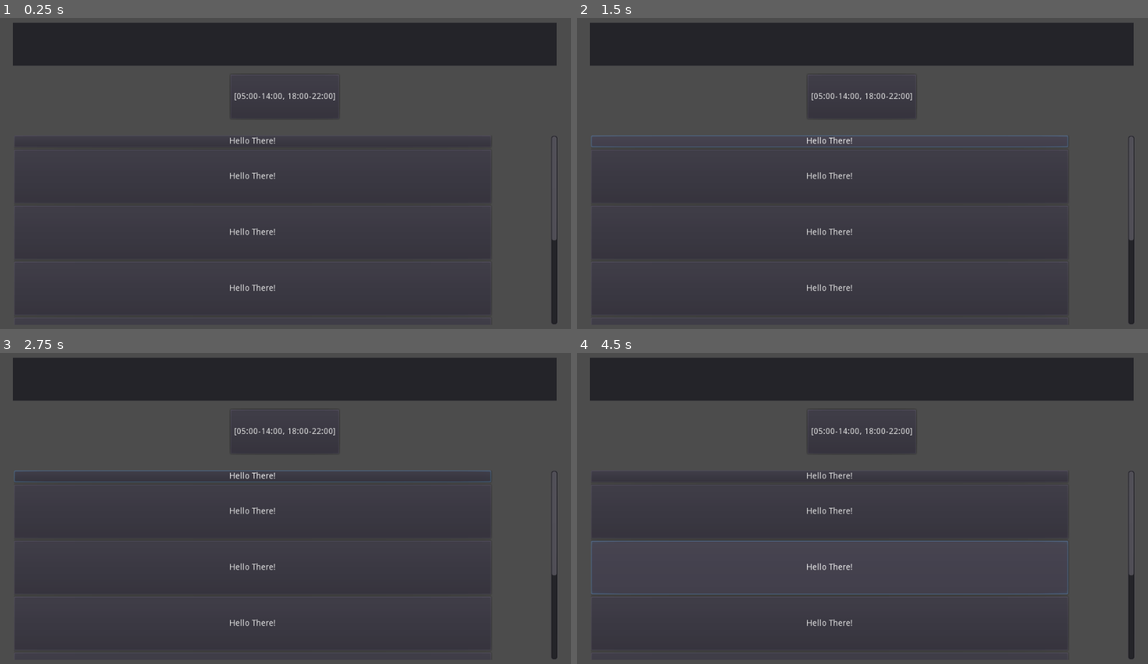
Above: before the commit, frames 1-4 (two rows, left to right).
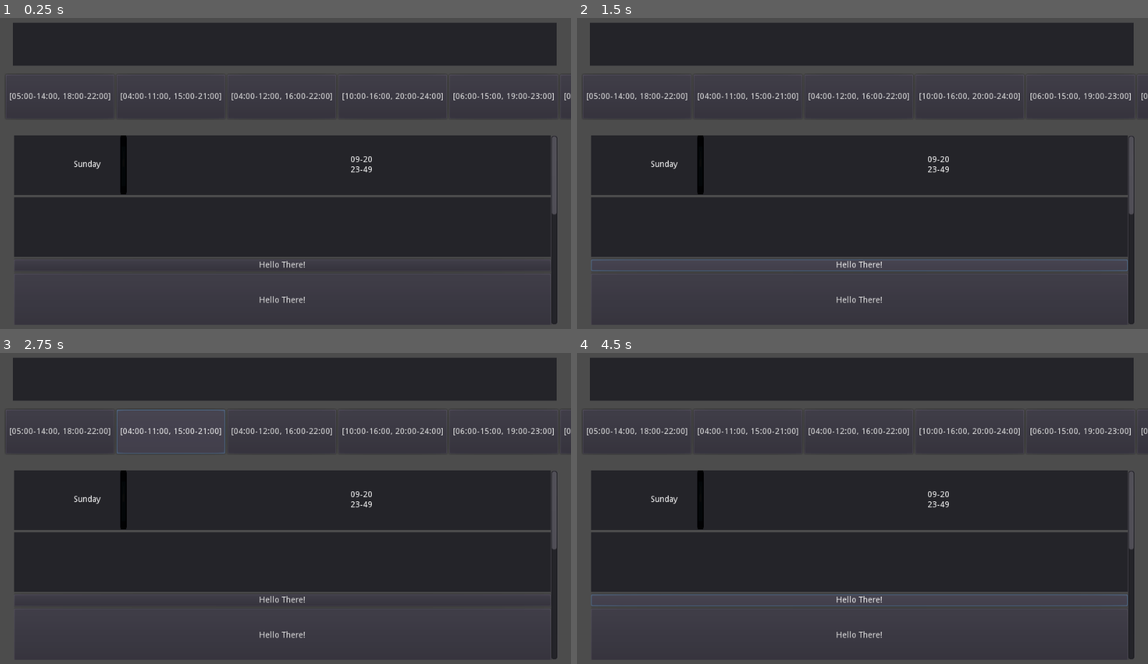
Above: after the commit, the same moments.

Repository: roiteee/loadsheddingSchedule
Game: Godot game, scene res://scenes/Main.tscn
The game is run twice, just before and just after one commit, with the same random seed, the same clock (stepped at 60 frames per second) and the same inputs. The engine's default icon, where the game draws it, is replaced by a stand-in: a white triangle on a blue panel in a dark square.
Inputs (mouse positions are in pixels of both pictures, inside the frame that each line leads up to):
- Up to frame 1 (0.25 s): no input
- Up to frame 2 (1.5 s): click "[05:00-14:00, 18:00-22:00]" at 0.5 s; click "Hello There!" at 1.25 s
- Up to frame 3 (2.75 s): click (171, 430) at 2 s, where only the run after the commit has a clickable "[04:00-11:00, 15:00-21:00]"
- Up to frame 4 (4.5 s): click "Hello There!" at 2.75 s; click (856, 430) at 3.5 s, where only the run after the commit has a clickable "[04:00-12:00, 16:00-22:00]"; click "Hello There!" at 4.25 s

The runs differ from the first frame. In frame 1, 26% of the frame differs, in the area x 1-100%, y 18-97%; in frame 2, 28%; in frame 3, 26%; in frame 4, 32%.

Commit message:
Added schedule dictionary, now working on scroll list

Diff:
--- /dev/null
+++ b/LoadSheddingGodot/scenes/MainSchedulePanel.tscn
@@ -0,0 +1,45 @@
+[gd_scene load_steps=2 format=2]
+
+[ext_resource path="res://icon.png" type="Texture" id=1]
+
+[node name="MainSchedulePanel" type="Panel"]
+margin_right = 900.0
+margin_bottom = 100.0
+rect_min_size = Vector2( 0, 100 )
+
+[node name="Day" type="Label" parent="."]
+anchor_right = 1.0
+anchor_bottom = 1.0
+margin_right = -654.0
+margin_bottom = -7.62939e-06
+text = "Sunday"
+align = 1
+valign = 1
+__meta__ = {
+"_edit_use_anchors_": false
+}
+
+[node name="Time" type="Label" parent="."]
+anchor_right = 1.0
+anchor_bottom = 1.0
+margin_left = 265.0
+margin_bottom = -7.62939e-06
+text = "09-20
+23-49"
+align = 1
+valign = 1
+__meta__ = {
+"_edit_use_anchors_": false
+}
+
+[node name="Separator" type="TextureRect" parent="."]
+modulate = Color( 0.0470588, 0.0470588, 0.0470588, 1 )
+margin_left = 252.051
+margin_right = 263.051
+margin_bottom = 99.0
+texture = ExtResource( 1 )
+expand = true
+stretch_mode = 1
+__meta__ = {
+"_edit_use_anchors_": false
+}
--- a/LoadSheddingGodot/scenes/UI.tscn
+++ b/LoadSheddingGodot/scenes/UI.tscn
@@ -1,5 +1,6 @@
-[gd_scene load_steps=2 format=2]
+[gd_scene load_steps=3 format=2]
 
+[ext_resource path="res://icon.png" type="Texture" id=1]
 [ext_resource path="res://scripts/UI.gd" type="Script" id=2]
 
 [node name="UI" type="Control"]
@@ -42,53 +43,102 @@
 }
 
 [node name="VBoxContainer" type="VBoxContainer" parent="ScrollContainer"]
-margin_right = 800.0
-margin_bottom = 584.0
-rect_min_size = Vector2( 800, 0 )
+margin_right = 900.0
+margin_bottom = 792.0
+rect_min_size = Vector2( 900, 0 )
+
+[node name="Panel" type="Panel" parent="ScrollContainer/VBoxContainer"]
+margin_right = 900.0
+margin_bottom = 100.0
+rect_min_size = Vector2( 0, 100 )
+
+[node name="Day" type="Label" parent="ScrollContainer/VBoxContainer/Panel"]
+anchor_right = 1.0
+anchor_bottom = 1.0
+margin_right = -654.0
+margin_bottom = -7.62939e-06
+text = "Sunday"
+align = 1
+valign = 1
+__meta__ = {
+"_edit_use_anchors_": false
+}
+
+[node name="Day2" type="Label" parent="ScrollContainer/VBoxContainer/Panel"]
+anchor_right = 1.0
+anchor_bottom = 1.0
+margin_left = 265.0
+margin_bottom = -7.62939e-06
+text = "09-20
+23-49"
+align = 1
+valign = 1
+__meta__ = {
+"_edit_use_anchors_": false
+}
+
+[node name="TextureRect" type="TextureRect" parent="ScrollContainer/VBoxContainer/Panel"]
+modulate = Color( 0.0470588, 0.0470588, 0.0470588, 1 )
+margin_left = 177.616
+margin_right = 188.616
+margin_bottom = 99.0
+texture = ExtResource( 1 )
+expand = true
+stretch_mode = 1
+__meta__ = {
+"_edit_use_anchors_": false
+}
+
+[node name="Panel2" type="Panel" parent="ScrollContainer/VBoxContainer"]
+margin_top = 104.0
+margin_right = 900.0
+margin_bottom = 204.0
+rect_min_size = Vector2( 0, 100 )
 
 [node name="Button" type="Button" parent="ScrollContainer/VBoxContainer"]
-margin_right = 800.0
-margin_bottom = 20.0
+margin_top = 208.0
+margin_right = 900.0
+margin_bottom = 228.0
 text = "Hello There!"
 
 [node name="Button2" type="Button" parent="ScrollContainer/VBoxContainer"]
-margin_top = 24.0
-margin_right = 800.0
-margin_bottom = 114.0
+margin_top = 232.0
+margin_right = 900.0
+margin_bottom = 322.0
 rect_min_size = Vector2( 200, 90 )
 text = "Hello There!"
 
 [node name="Button3" type="Button" parent="ScrollContainer/VBoxContainer"]
-margin_top = 118.0
-margin_right = 800.0
-margin_bottom = 208.0
+margin_top = 326.0
+margin_right = 900.0
+margin_bottom = 416.0
 rect_min_size = Vector2( 200, 90 )
 text = "Hello There!"
 
 [node name="Button4" type="Button" parent="ScrollContainer/VBoxContainer"]
-margin_top = 212.0
-margin_right = 800.0
-margin_bottom = 302.0
+margin_top = 420.0
+margin_right = 900.0
+margin_bottom = 510.0
 rect_min_size = Vector2( 200, 90 )
 text = "Hello There!"
 
 [node name="Button5" type="Button" parent="ScrollContainer/VBoxContainer"]
-margin_top = 306.0
-margin_right = 800.0
-margin_bottom = 396.0
+margin_top = 514.0
+margin_right = 900.0
+margin_bottom = 604.0
 rect_min_size = Vector2( 200, 90 )
 text = "Hello There!"
 
 [node name="Button6" type="Button" parent="ScrollContainer/VBoxContainer"]
-margin_top = 400.0
-margin_right = 800.0
-margin_bottom = 490.0
+margin_top = 608.0
+margin_right = 900.0
+margin_bottom = 698.0
 rect_min_size = Vector2( 200, 90 )
 text = "Hello There!"
 
 [node name="Button7" type="Button" parent="ScrollContainer/VBoxContainer"]
-margin_top = 494.0
-margin_right = 800.0
-margin_bottom = 584.0
+margin_top = 702.0
+margin_right = 900.0
+margin_bottom = 792.0
 rect_min_size = Vector2( 200, 90 )
 text = "Hello There!"
--- a/LoadSheddingGodot/scripts/UI.gd
+++ b/LoadSheddingGodot/scripts/UI.gd
@@ -3,28 +3,74 @@
 var schedule = {
 	0: {
 		"name": "Group 1",
-		"sunday": ["05:00-14:00","18:00-22:00"]
-
-
+		"Sunday": ["05:00-14:00","18:00-22:00"],
+		"Monday":["11:00-19:00"],
+		"Tuesday":["03:00-10:00", "14:00-20:00"],
+		"Wednesday":["06:00-15:00","19:00-23:00"],
+		"Thursday":["10:00-16:00", "20:00-24:00"],
+		"Friday":["04:00-12:00","16:00-22:00"],
+		"Saturday":["04:00-11:00","15:00-21:00"]
+	},
+	1: {
+		"name": "Group 2",
+		"Monday": ["05:00-14:00","18:00-22:00"],
+		"Tuesday":["11:00-19:00"],
+		"Wednesday":["03:00-10:00", "14:00-20:00"],
+		"Thursday":["06:00-15:00","19:00-23:00"],
+		"Friday":["10:00-16:00", "20:00-24:00"],
+		"Saturday":["04:00-12:00","16:00-22:00"],
+		"Sunday":["04:00-11:00","15:00-21:00"]
+	},
+	2: {
+		"name": "Group 3",
+		"Tuesday": ["05:00-14:00","18:00-22:00"],
+		"Wednesday":["11:00-19:00"],
+		"Thursday":["03:00-10:00", "14:00-20:00"],
+		"Friday":["06:00-15:00","19:00-23:00"],
+		"Saturday":["10:00-16:00", "20:00-24:00"],
+		"Sunday":["04:00-12:00","16:00-22:00"],
+		"Monday":["04:00-11:00","15:00-21:00"]
+	},
+	3: {
+		"name": "Group 4",
+		"Wednesday": ["05:00-14:00","18:00-22:00"],
+		"Thursday":["11:00-19:00"],
+		"Friday":["03:00-10:00", "14:00-20:00"],
+		"Saturday":["06:00-15:00","19:00-23:00"],
+		"Sunday":["10:00-16:00", "20:00-24:00"],
+		"Monday":["04:00-12:00","16:00-22:00"],
+		"Tuesday":["04:00-11:00","15:00-21:00"]
+	},
+	4: {
+		"name": "Group 5",
+		"Thursday": ["05:00-14:00","18:00-22:00"],
+		"Friday":["11:00-19:00"],
+		"Saturday":["03:00-10:00", "14:00-20:00"],
+		"Sunday":["06:00-15:00","19:00-23:00"],
+		"Monday":["10:00-16:00", "20:00-24:00"],
+		"Tuesday":["04:00-12:00","16:00-22:00"],
+		"Wednesday":["04:00-11:00","15:00-21:00"]
+	},
+	5: {
+		"name": "Group 6",
+		"Friday": ["05:00-14:00","18:00-22:00"],
+		"Saturday":["11:00-19:00"],
+		"Sunday":["03:00-10:00", "14:00-20:00"],
+		"Monday":["06:00-15:00","19:00-23:00"],
+		"Tuesday":["10:00-16:00", "20:00-24:00"],
+		"Wednesday":["04:00-12:00","16:00-22:00"],
+		"Thursday":["04:00-11:00","15:00-21:00"]
+	},
+	6: {
+		"name": "Group 7",
+		"Saturday": ["05:00-14:00","18:00-22:00"],
+		"Sunday":["11:00-19:00"],
+		"Monday":["03:00-10:00", "14:00-20:00"],
+		"Tuesday":["06:00-15:00","19:00-23:00"],
+		"Wednesday":["10:00-16:00", "20:00-24:00"],
+		"Thursday":["04:00-12:00","16:00-22:00"],
+		"Friday":["04:00-11:00","15:00-21:00"]
 	}
-#	1: {
-#		"name": "Group 2"
-#	},
-#	2: {
-#		"name": "Group 3"
-#	},
-#	3: {
-#		"name": "Group 4"
-#	},
-#	4: {
-#		"name": "Group 5"
-#	},
-#	5: {
-#		"name": "Group 6"
-#	},
-#	6: {
-#		"name": "Group 7"
-#	}
 }
 
 var info = {
@@ -41,4 +87,4 @@
 	for i in schedule:
 		var button = load(groupButton).instance()
 		$HBoxContainer.add_child(button)
-		button.text = str(schedule[i].sunday)
+		button.text = str(schedule[i].Sunday)
